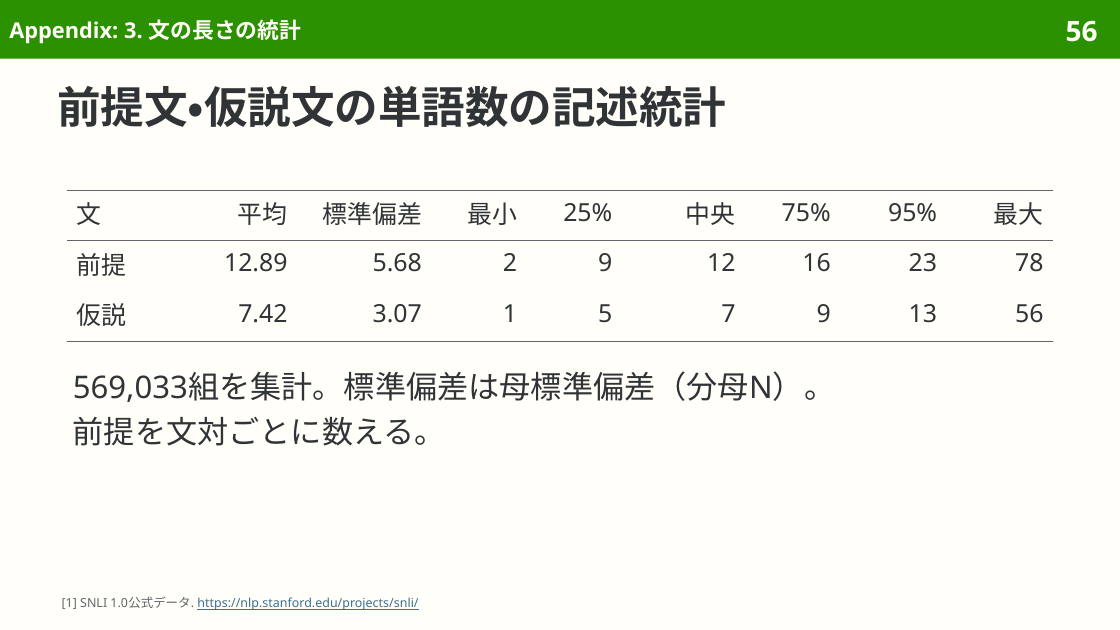
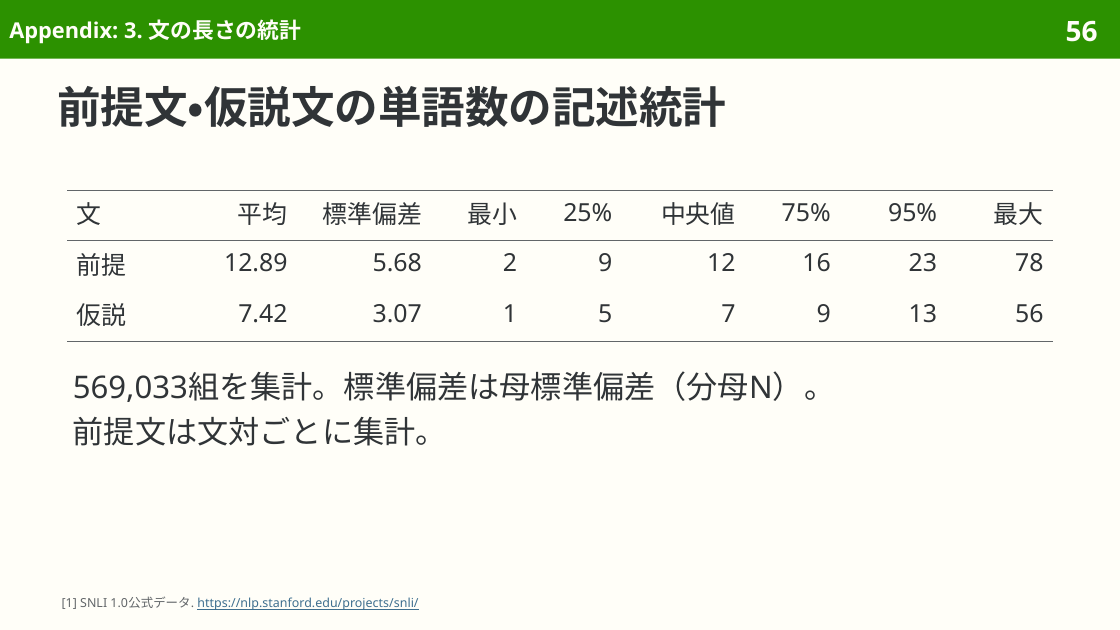
Before and after one commit to sasakiy84/datasets-in-10-minutes, a slide deck: slide 56 of slides/datasets-in-10-minutes-snli.pptx. Drawn at 1120x630 pixels with LibreOffice and Linux fonts; fonts in the diff are those of the drawing. Boxes give left, top, right and bottom in pixels: in the first picture for what was removed or moved away, otherwise in the second. Text is boxed around its words. In the diff, an @@ line names an element or a change of style, - is before the commit and + after.

```diff
--- a/slides/datasets-in-10-minutes-snli.pptx
+++ b/slides/datasets-in-10-minutes-snli.pptx
@@ table at box(67, 190, 1053, 342) @@
-row 1, column 6: 中央
+row 1, column 6: 中央値
@@ text at box(73, 417, 447, 446): text changed @@
-前提を文対ごとに数える。
+前提文は文対ごとに集計。
```
Also in this commit, not shown: 15 other slides changed, 7 other files.
